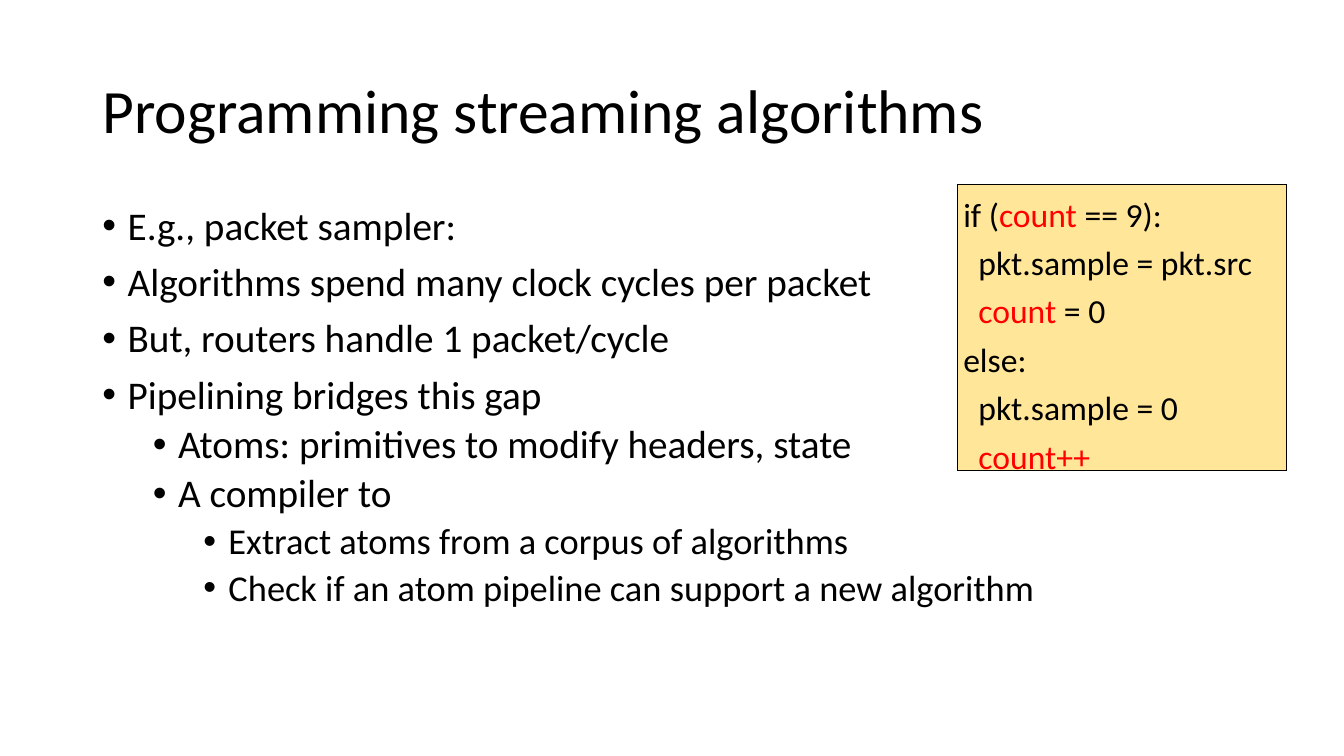
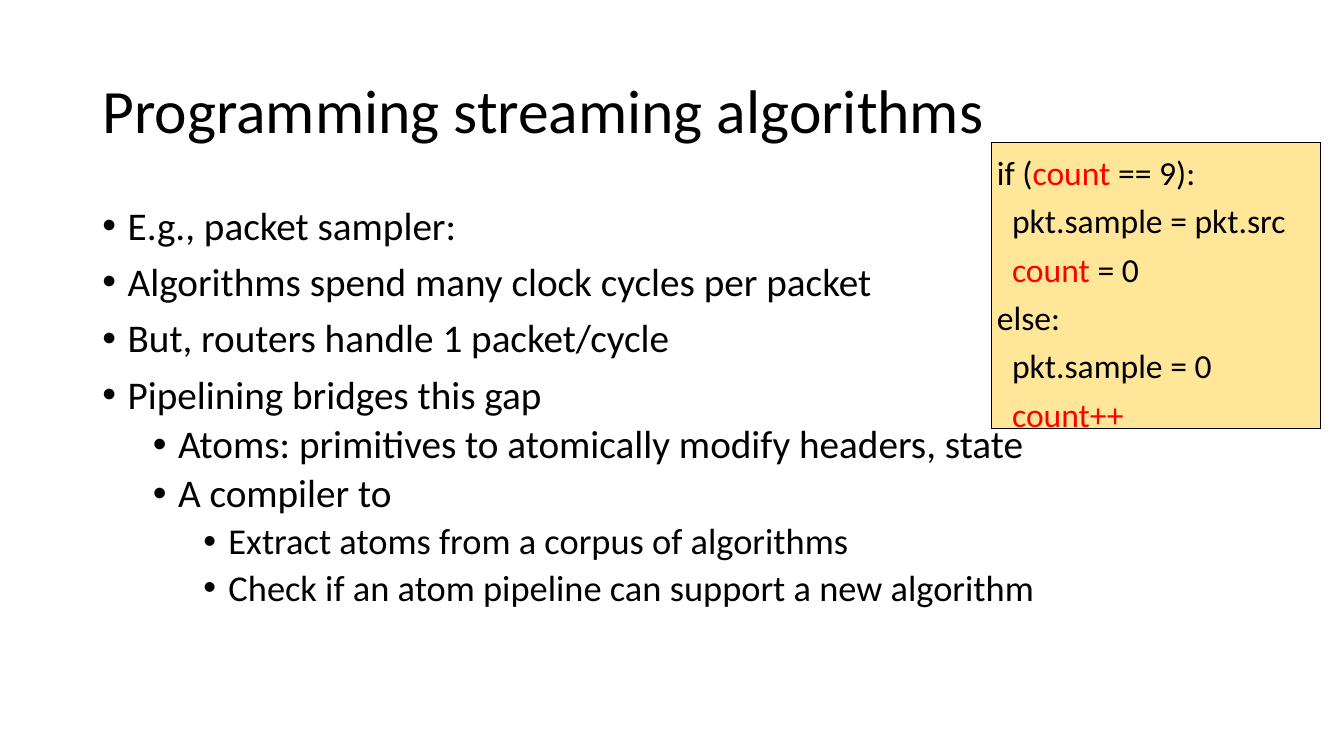
Before and after one commit to anirudhSK/pifo-domino-marple-ppts, a slide deck: slide 10 of combined_domino_pifo.pptx. Drawn at 1344x756 pixels with LibreOffice and Linux fonts; fonts in the diff are those of the drawing. Boxes give left, top, right and bottom in pixels: in the first picture for what was removed or moved away, otherwise in the second. Text is boxed around its words. In the diff, an @@ line names an element or a change of style, - is before the commit and + after.

```diff
--- a/combined_domino_pifo.pptx
+++ b/combined_domino_pifo.pptx
@@ text "if (count == 9):": place and size @@
-text "if (count == 9):" at bbox=[963, 202, 1252, 426]
+text "if (count == 9):" at bbox=[997, 160, 1286, 384]
@@ rectangle: place and size @@
-rectangle at bbox=[958, 185, 1287, 471]
+rectangle at bbox=[991, 142, 1320, 429]
@@ text at bbox=[178, 425, 1023, 465]: text changed @@
-  • Atoms: primitives to modify headers, state
+  • Atoms: primitives to atomically modify headers, state
```
Also in this commit, not shown: 3 other slides changed.
